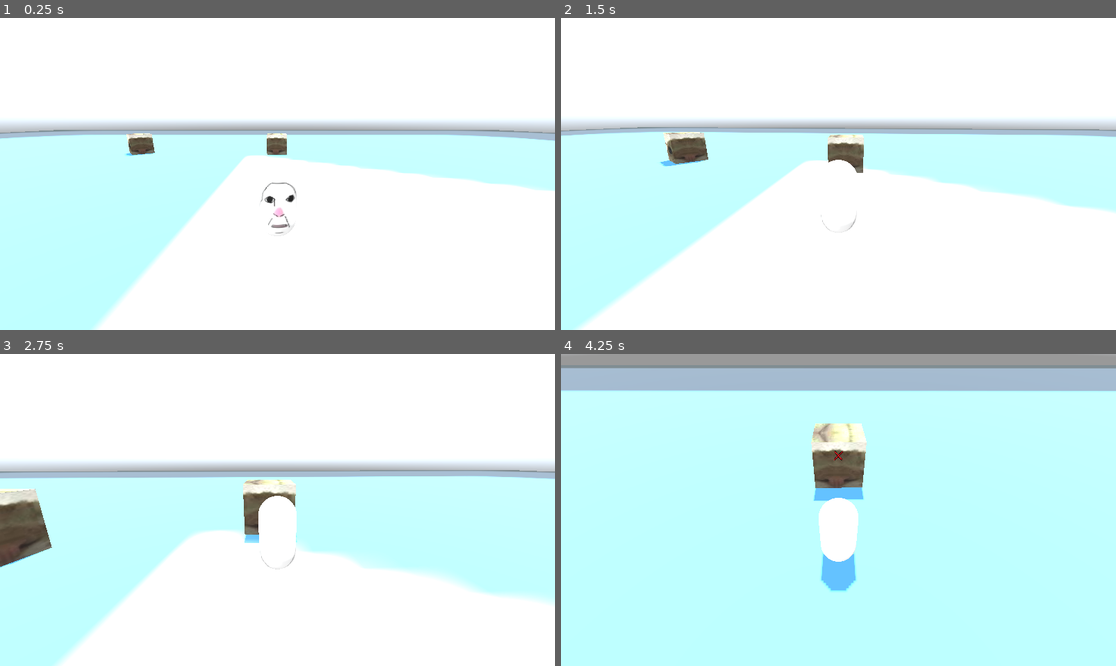
Above: before the commit, frames 1-4 (two rows, left to right).
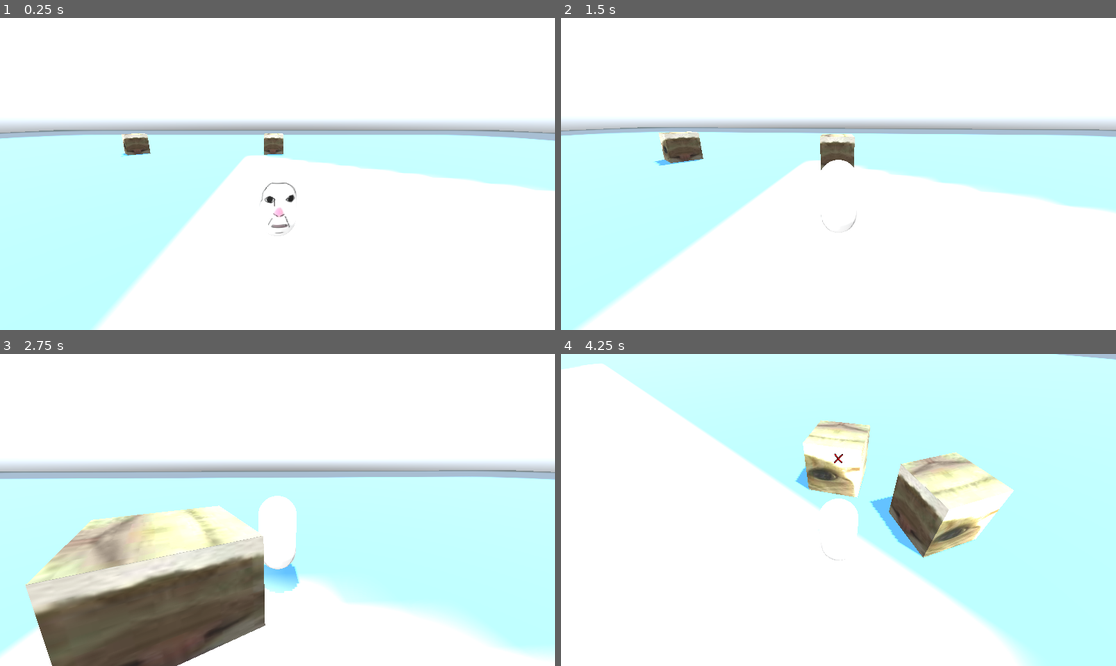
Above: after the commit, the same moments.

Repository: tabyrocket/rat-souls
Game: Godot game, scene res://scenes/test_scene.tscn
Two runs of this game, one before a commit and one after it. Both use one fixed random seed, a clock stepped at 60 frames per second and the inputs below. The engine's default icon, where the game draws it, is replaced by a stand-in: a white triangle on a blue panel in a dark square. A sky picture missing from this copy of the repository is replaced by a grey-blue gradient.
Inputs (mouse positions are in pixels of both pictures, inside the frame that each line leads up to):
- Up to frame 1 (0.25 s): no input
- Up to frame 2 (1.5 s): move the mouse to (866, 174) at 0.52 s; hold W (move_forward) from 0.53 s (still down); click (866, 174) at 0.6 s; move the mouse to (810, 174) at 1.27 s; click (810, 174) at 1.35 s
- Up to frame 3 (2.75 s): keep holding W (move_forward); move the mouse to (288, 503) at 2.02 s; tap Space (dodge) at 2.1 s; click (288, 503) at 2.3 s
- Up to frame 4 (4.25 s): keep holding W (move_forward); move the mouse to (832, 516) at 2.77 s; tap Q (lock_on) at 2.85 s; click (832, 516) at 3.05 s; move the mouse to (877, 513) at 3.52 s; click (877, 513) at 3.6 s

The runs differ from the first frame. In frame 1, 0.3% of the frame differs, in the area x 21-52%, y 36-45%; in frame 2, 0.8%; in frame 3, 28%; in frame 4, 64%, in the area x 0-100%, y 0-100%.

Commit message:
Enemy AI improvements (separation + randomness)

Diff:
--- a/rat-souls/characters/enemies/cat_enemy.gd
+++ b/rat-souls/characters/enemies/cat_enemy.gd
@@ -9,6 +9,17 @@
 @export var attack_duration: float = 0.2
 @export var attack_cooldown: float = 1.0
 @export var stun_duration: float = 1.0
+@export var separation_weight: float = 2.4
+@export var hard_separation_distance: float = 2.0
+@export var chase_variation_interval_min: float = 0.45
+@export var chase_variation_interval_max: float = 1.1
+@export var chase_lateral_strength: float = 0.45
+@export var chase_jitter_strength: float = 0.25
+@export var separation_boundary_band: float = 0.35
+@export var separation_release_padding: float = 0.2
+@export var separation_boundary_strafe_strength: float = 0.7
+@export var separation_strafe_interval: float = 0.5
+@export var separation_smoothing_speed: float = 10.0
 
 var gravity: float = ProjectSettings.get_setting("physics/3d/default_gravity")
 
@@ -20,12 +31,26 @@
 var cooldown_timer: float = 0.0
 var hit_timer: float = 0.0
 var hit_bodies: Array[Node] = []
+var chase_variation_timer: float = 0.0
+var chase_lateral_sign: float = 1.0
+var chase_jitter_direction: Vector3 = Vector3.ZERO
+var boundary_strafe_active: bool = false
+var boundary_strafe_sign: float = 1.0
+var boundary_strafe_timer: float = 0.0
+var smoothed_separation: Vector3 = Vector3.ZERO
+var rng: RandomNumberGenerator = RandomNumberGenerator.new()
 
 # References
 @onready var player: Node3D = get_tree().get_first_node_in_group("player") as Node3D
 @onready var attack_area: Area3D = $AttackArea
+@onready var separation_area: Area3D = $SeparationArea
 @onready var visual_model: MeshInstance3D = $MeshInstance3D
 @onready var damaged_sfx: AudioStreamPlayer3D = $DamagedSFX
+
+
+func _ready() -> void:
+	rng.seed = int(Time.get_ticks_usec()) + get_instance_id()
+	_refresh_chase_variation()
 
 
 func _physics_process(delta: float) -> void:
@@ -46,7 +71,7 @@
 		State.HIT:
 			_state_hit(delta)
 		State.CHASE:
-			_state_chase(direction_to_player, distance_to_player)
+			_state_chase(delta, direction_to_player, distance_to_player)
 		State.ATTACK:
 			_state_attack(delta)
 		State.COOLDOWN:
@@ -65,10 +90,11 @@
 		state = State.CHASE
 
 
-func _state_chase(direction_to_player: Vector3, distance_to_player: float) -> void:
+func _state_chase(delta: float, direction_to_player: Vector3, distance_to_player: float) -> void:
 	if distance_to_player > attack_range:
-		velocity.x = direction_to_player.x * speed
-		velocity.z = direction_to_player.z * speed
+		var chase_direction: Vector3 = _get_chase_direction(delta, direction_to_player)
+		velocity.x = chase_direction.x * speed
+		velocity.z = chase_direction.z * speed
 	else:
 		_enter_attack_state()
 
@@ -128,6 +154,114 @@
 func _get_to_player_flat() -> Vector3:
 	var to_player: Vector3 = player.global_transform.origin - global_transform.origin
 	return Vector3(to_player.x, 0.0, to_player.z)
+
+
+func _get_chase_direction(delta: float, direction_to_player: Vector3) -> Vector3:
+	if direction_to_player == Vector3.ZERO:
+		return Vector3.ZERO
+
+	chase_variation_timer -= delta
+	if chase_variation_timer <= 0.0:
+		_refresh_chase_variation()
+
+	var lateral: Vector3 = Vector3(-direction_to_player.z, 0.0, direction_to_player.x)
+	var varied_direction: Vector3 = direction_to_player
+	varied_direction += lateral * chase_lateral_sign * chase_lateral_strength
+	varied_direction += chase_jitter_direction * chase_jitter_strength
+	varied_direction = _apply_strict_separation_block(varied_direction)
+
+	var separation_direction: Vector3 = _get_separation_direction(delta, varied_direction)
+	if separation_direction != Vector3.ZERO:
+		varied_direction += separation_direction * separation_weight
+
+	return varied_direction.normalized()
+
+
+func _refresh_chase_variation() -> void:
+	chase_variation_timer = rng.randf_range(chase_variation_interval_min, chase_variation_interval_max)
+	chase_lateral_sign = -1.0 if rng.randf() < 0.5 else 1.0
+
+	var random_angle: float = rng.randf_range(-PI, PI)
+	chase_jitter_direction = Vector3(cos(random_angle), 0.0, sin(random_angle))
+
+
+func _get_separation_direction(delta: float, current_direction: Vector3) -> Vector3:
+	var push_direction: Vector3 = Vector3.ZERO
+	var closest_distance: float = INF
+	var boundary_distance: float = hard_separation_distance + separation_boundary_band
+
+	for body in separation_area.get_overlapping_bodies():
+		if body == self or not body.is_in_group("enemy"):
+			continue
+
+		if not (body is Node3D):
+			continue
+
+		var offset: Vector3 = global_position - body.global_position
+		offset.y = 0.0
+		var distance: float = offset.length()
+		if distance <= 0.001:
+			continue
+		closest_distance = min(closest_distance, distance)
+
+		var away: Vector3 = offset / distance
+
+		var pressure: float = max(boundary_distance - distance, 0.0) / max(boundary_distance, 0.001)
+		push_direction += away * pressure
+
+	if closest_distance < boundary_distance:
+		if not boundary_strafe_active:
+			boundary_strafe_active = true
+			boundary_strafe_sign = -1.0 if rng.randf() < 0.5 else 1.0
+			boundary_strafe_timer = separation_strafe_interval
+	else:
+		if closest_distance > boundary_distance + separation_release_padding:
+			boundary_strafe_active = false
+
+	if boundary_strafe_active:
+		boundary_strafe_timer -= delta
+		if boundary_strafe_timer <= 0.0:
+			boundary_strafe_sign *= -1.0
+			boundary_strafe_timer = separation_strafe_interval
+
+		var boundary_lateral: Vector3 = Vector3(-current_direction.z, 0.0, current_direction.x)
+		if boundary_lateral.length_squared() > 0.000001:
+			push_direction += boundary_lateral.normalized() * boundary_strafe_sign * separation_boundary_strafe_strength
+
+	var target_push: Vector3 = Vector3.ZERO
+	if push_direction != Vector3.ZERO:
+		target_push = push_direction.normalized()
+
+	smoothed_separation = smoothed_separation.move_toward(target_push, separation_smoothing_speed * delta)
+
+	if smoothed_separation == Vector3.ZERO:
+		return Vector3.ZERO
+
+	return smoothed_separation
+
+
+func _apply_strict_separation_block(current_direction: Vector3) -> Vector3:
+	var blocked_direction: Vector3 = current_direction
+
+	for body in separation_area.get_overlapping_bodies():
+		if body == self or not body.is_in_group("enemy"):
+			continue
+
+		if not (body is Node3D):
+			continue
+
+		var offset: Vector3 = global_position - body.global_position
+		offset.y = 0.0
+		var distance: float = offset.length()
+		if distance <= 0.001 or distance >= hard_separation_distance:
+			continue
+
+		var toward_other: Vector3 = -offset / distance
+		var into_other: float = blocked_direction.dot(toward_other)
+		if into_other > 0.0:
+			blocked_direction -= toward_other * into_other
+
+	return blocked_direction
 
 
 func _has_valid_player() -> bool:
--- a/rat-souls/characters/enemies/cat_enemy.tscn
+++ b/rat-souls/characters/enemies/cat_enemy.tscn
@@ -13,6 +13,9 @@
 
 [sub_resource type="BoxShape3D" id="BoxShape3D_qertd"]
 size = Vector3(1.5, 1, 1)
+
+[sub_resource type="SphereShape3D" id="SphereShape3D_wsesy"]
+radius = 3.0
 
 [node name="CatEnemy" type="CharacterBody3D" unique_id=1927594226 groups=["enemy"]]
 transform = Transform3D(2, 0, 0, 0, 2, 0, 0, 0, 2, 0, 0, 0)
@@ -37,4 +40,9 @@
 stream = ExtResource("3_wsesy")
 bus = &"SFX"
 
+[node name="SeparationArea" type="Area3D" parent="." unique_id=1460488261]
+
+[node name="CollisionShape3D" type="CollisionShape3D" parent="SeparationArea" unique_id=1641678320]
+shape = SubResource("SphereShape3D_wsesy")
+
 [connection signal="body_entered" from="AttackArea" to="." method="_on_attack_area_body_entered"]
